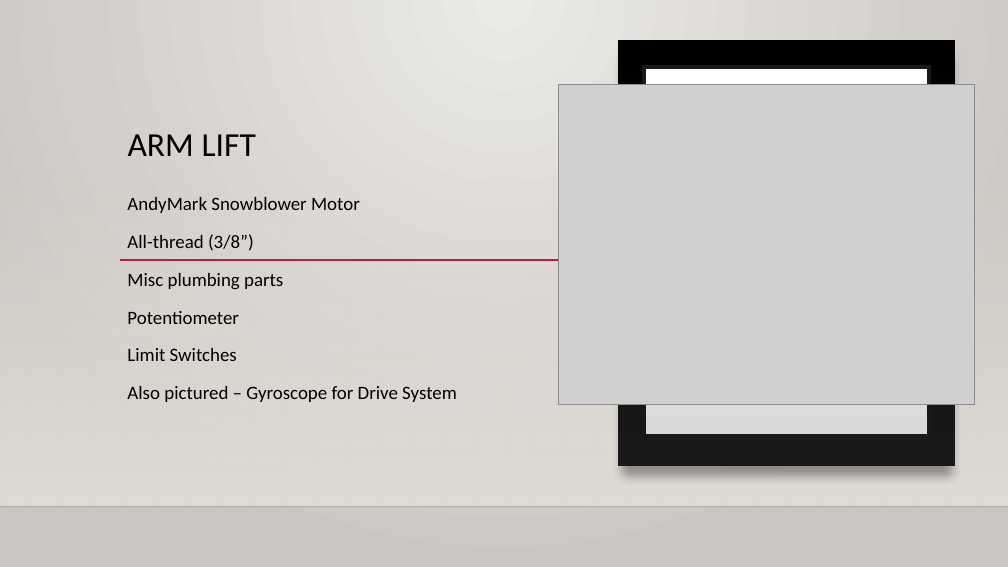
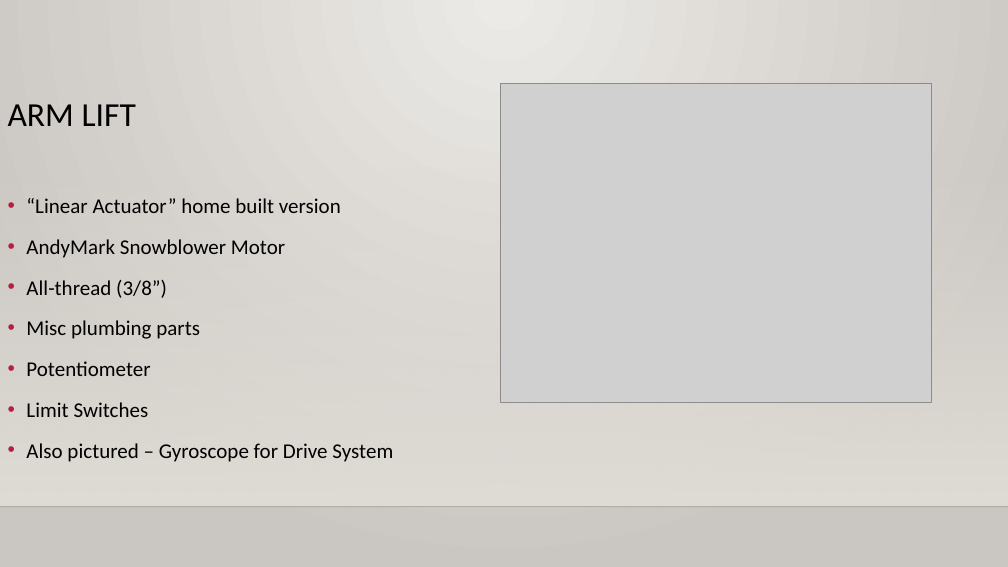
Before and after one commit to 4662FRCRobotics/Training, a slide deck: slide 5 of FRC 4662 Programming Intro.pptx. Drawn at 1008x567 pixels with LibreOffice and Linux fonts; fonts in the diff are those of the drawing; grey boxes stand for pictures; background and template pictures are left out. Boxes give left, top, right and bottom in pixels: in the first picture for what was removed or moved away, otherwise in the second. Text is boxed around its words. In the diff, an @@ line names an element or a change of style, - is before the commit and + after.

```diff
--- a/FRC 4662 Programming Intro.pptx
+++ b/FRC 4662 Programming Intro.pptx
@@ rectangle removed at (x1=619, y1=40, x2=956, y2=466) @@
@@ picture resized from (x1=559, y1=85, x2=974, y2=405) to (x1=501, y1=83, x2=932, y2=403) @@
@@ rectangle removed at (x1=644, y1=67, x2=929, y2=436) @@
@@ title "ARM LIFT" moved from (x1=128, y1=134, x2=256, y2=156) to (x1=8, y1=104, x2=136, y2=126) @@
@@ title "ARM LIFT" at (x1=8, y1=104, x2=136, y2=126): vertical alignment bottom to top @@
@@ text "“Linear Actuator” home built version" moved from (x1=127, y1=197, x2=457, y2=402) to (x1=26, y1=198, x2=393, y2=462) @@
@@ text at (x1=26, y1=198, x2=341, y2=213): paragraph added @@
+• “Linear Actuator” home built version
@@ text at (x1=26, y1=239, x2=393, y2=462): size 18 to 20 pt in "AndyMark Snowblower Motor", "All-thread (3/8”)", "Misc plumbing parts", "Potentiometer" and 2 more places; bullet none to • @@
@@ line removed from (119, 260) to (577, 260) @@
```
Also in this commit, not shown: 5 other slides changed, 3 other files.
